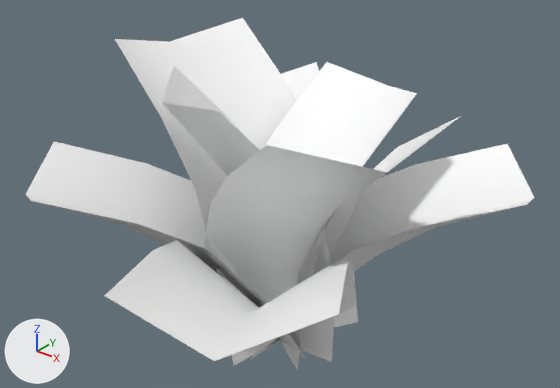
The FBX model LevelBuildingSidekick/Assets/LBS_TilesAssets/Resources/Trees and floor/Vegetation Pack Free/Meshes/Weeds_01.fbx as it was, and as the next commit left it.
Before and after are seen from a 50 mm camera at (0.639, -0.798, 0.756) aimed at (-0.011, 0.015, 0.252). Lighting does not change. The marker at lower left points along +X, +Y and +Z. Objects named as collision shapes, trigger or cutter boxes, shadow casters or lower levels of detail are left out. Where no turn or scale is listed for an object, it has been applied to the vertices.

Objects in the first picture: 'Weeds_01'.
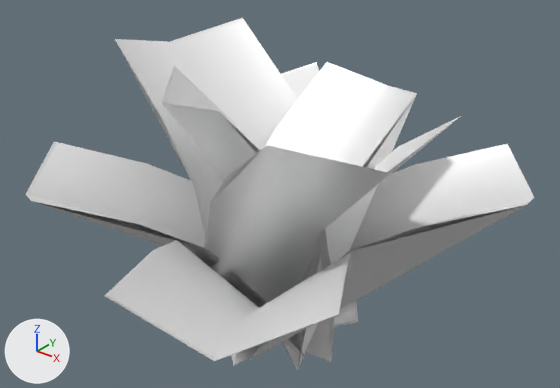
Pixel boxes [x1, y1, x2, y2] of what changed, in the pictures (560 x 388 px):
'Weeds_01', recoloured
    both: [26, 20, 534, 369]
'Weeds_01_LOD1', added
    after: [26, 18, 533, 370]

The change, as a diff of the scene's bpy script:
```diff
--- a/LevelBuildingSidekick/Assets/LBS_TilesAssets/Resources/Trees and floor/Vegetation Pack Free/Meshes/Weeds_01.fbx.py
+++ b/LevelBuildingSidekick/Assets/LBS_TilesAssets/Resources/Trees and floor/Vegetation Pack Free/Meshes/Weeds_01.fbx.py
@@ mat_vegetation_002 @@
+mat_vegetation_002 = principled_material('Vegetation.002')
+mat_vegetation_002.base_color = (1.0, 1.0, 1.0)  # white #ffffff
+mat_vegetation_002.metallic = 0.5
+mat_vegetation_002.roughness = 0.553
@@ me_mesh @@
 me_mesh.from_pydata(...)  # 233 vertices, 128 faces; spans x -0.382..0.336, y -0.401..0.381, z 0.0..0.455
-me_mesh.materials.append(mat_vegetation)  # white #ffffff
+me_mesh.materials.append(mat_vegetation_002)  # white #ffffff
@@ me_mesh_007 @@
+me_mesh_007.from_pydata(...)  # 137 vertices, 48 faces; spans x -0.382..0.336, y -0.401..0.381, z 0.0..0.455
+me_mesh_007.materials.append(mat_vegetation_002)  # white #ffffff
@@ ob_weeds_01_lod1 @@
+ob_weeds_01_lod1 = bpy.data.objects.new('Weeds_01_LOD1', me_mesh_007)
+ob_weeds_01_lod1.location = (0.0, 0.0, 0.0)
```
